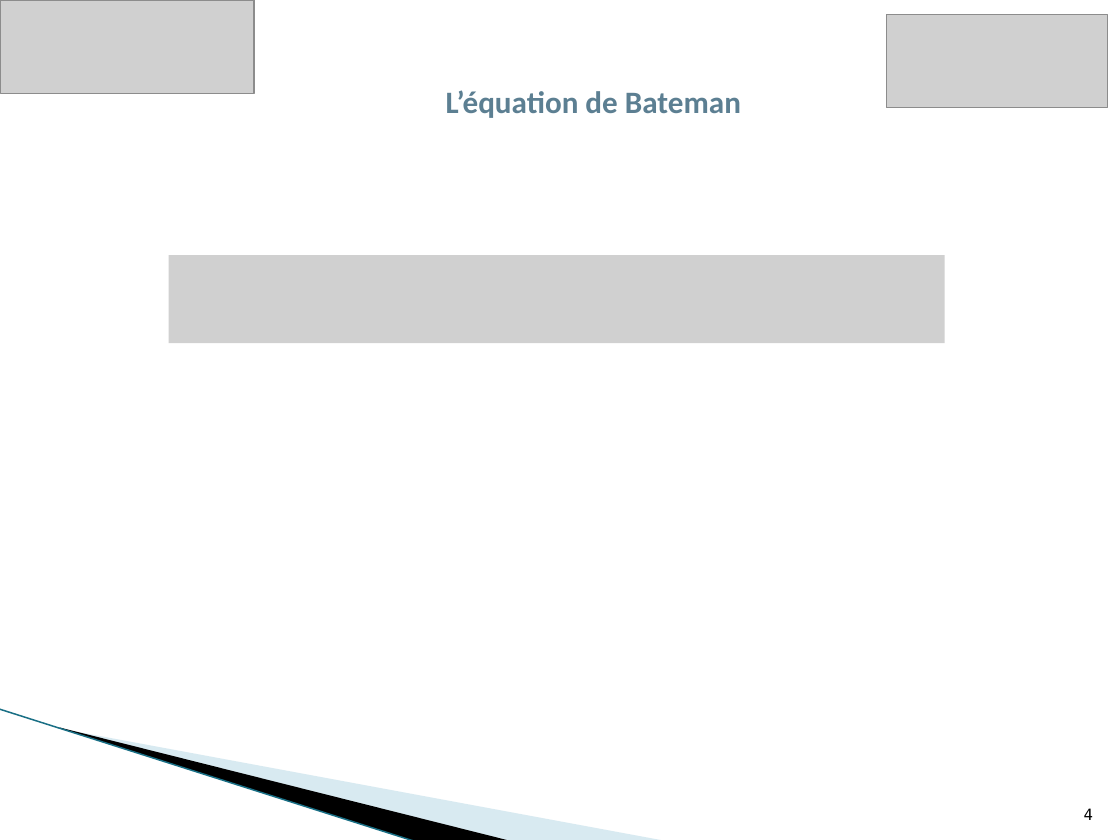
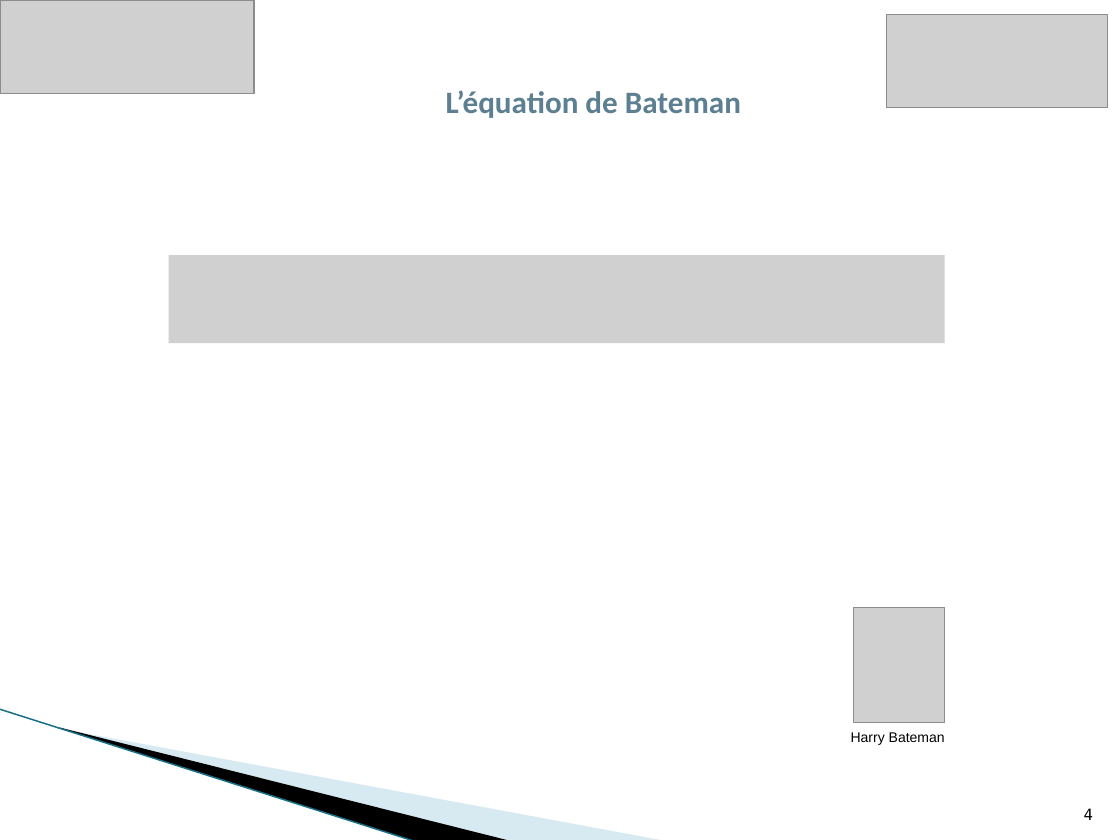
Before and after one commit to phjacquet/physor-smr-fbo, a slide deck: slide 4 of Fabien/ppt soutenance FBO.pptx. Drawn at 1120x840 pixels with LibreOffice and Linux fonts; fonts in the diff are those of the drawing; grey boxes stand for pictures; background and template pictures are left out. Boxes give left, top, right and bottom in pixels: in the first picture for what was removed or moved away, otherwise in the second. Text is boxed around its words. In the diff, an @@ line names an element or a change of style, - is before the commit and + after.

```diff
--- a/Fabien/ppt soutenance FBO.pptx
+++ b/Fabien/ppt soutenance FBO.pptx
@@ picture added at [853, 607, 944, 722] @@
@@ text added at [851, 732, 945, 745], 9 pt, text #000000 @@
+Harry Bateman
```
Also in this commit, not shown: 17 other slides changed, 1 slide added.
